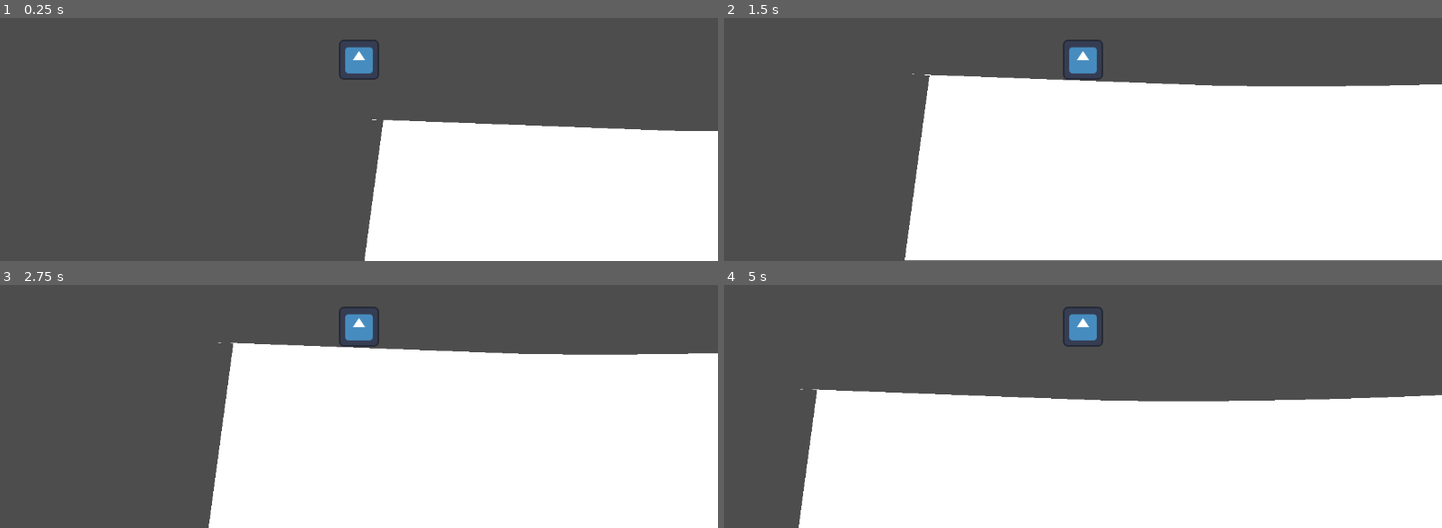
Above: before the commit, frames 1-4 (two rows, left to right).
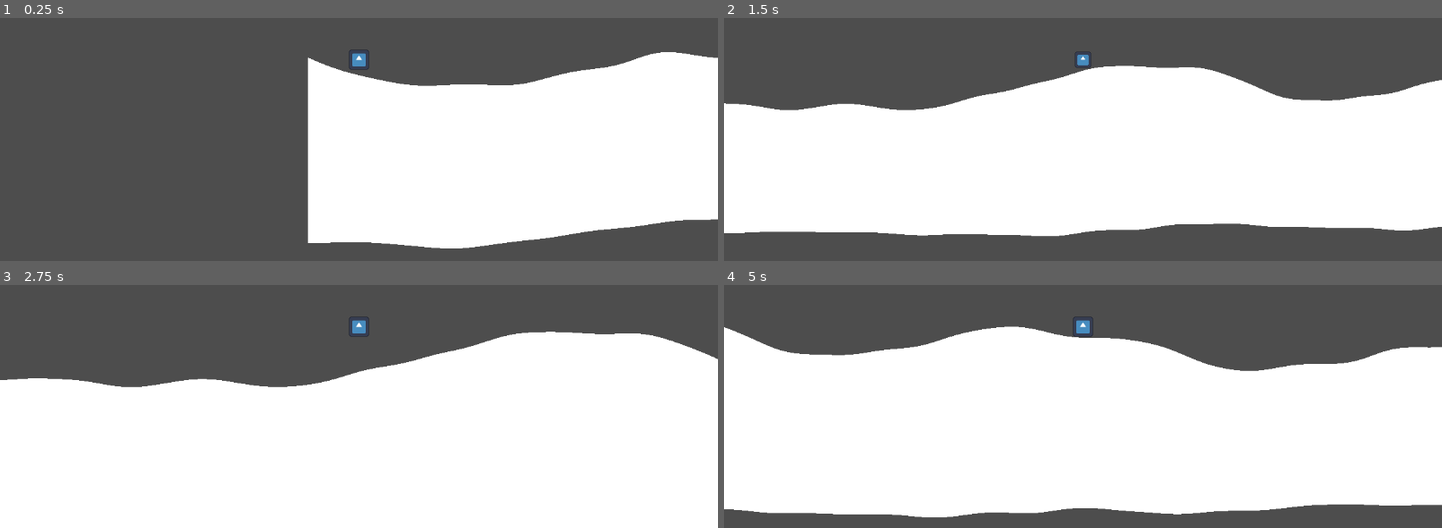
Above: after the commit, the same moments.

Repository: mclau152/Godot-Procedural-2D-Terrain
Game: Godot game, scene res://main.tscn
Two runs of this game, one before a commit and one after it. Both use one fixed random seed, a clock stepped at 60 frames per second and the inputs below. The engine's default icon, where the game draws it, is replaced by a stand-in: a white triangle on a blue panel in a dark square.
Inputs (mouse positions are in pixels of both pictures, inside the frame that each line leads up to):
- Up to frame 1 (0.25 s): no input
- Up to frame 2 (1.5 s): tap Enter (ui_accept) at 0.5, 0.77 s; move the mouse to (1240, 39) at 0.52 s; hold Right (ui_right) from 0.53 s (still down); tap Mouse wheel up (Zoom_DOWN, bound only after the commit) at 0.6 s; tap Mouse wheel down (Zoom_UP, bound only after the commit) at 0.8, 1.35 s; move the mouse to (939, 78) at 1.27 s
- Up to frame 3 (2.75 s): tap Enter (ui_accept) at 1.52 s; tap Mouse wheel up (Zoom_DOWN, bound only after the commit) at 1.55, 2.1 s; move the mouse to (outside the picture) at 2.02 s; release Right (ui_right) at 2.03 s; hold Left (ui_left) from 2.03 s (still down); tap Mouse wheel down (Zoom_UP, bound only after the commit) at 2.3 s
- Up to frame 4 (5 s): move the mouse to (1047, 406) at 2.77 s; release Left (ui_left) at 2.78 s; hold Right (ui_right) 2.78-4.28 s; tap Mouse wheel down (Zoom_UP, bound only after the commit) at 2.85, 3.8, 4.35 s; tap Enter (ui_accept) at 3.02, 3.77, 4.52 s; tap Mouse wheel up (Zoom_DOWN, bound only after the commit) at 3.05, 3.6, 4.55 s; move the mouse to (1298, 387) at 3.52 s; move the mouse to (outside the picture) at 4.27 s; hold Left (ui_left) from 4.28 s (still down)

The runs differ from the first frame. In frame 1, 23% of the frame differs, in the area x 42-100%, y 8-100%; in frame 2, 28%; in frame 3, 25%; in frame 4, 33%, in the area x 0-100%, y 8-100%.

Commit message:
Add files via upload

Diff:
--- /dev/null
+++ b/camera_2d.gd
@@ -0,0 +1,53 @@
+extends Camera2D
+
+
+
+const ZOOM_SPEED = 1
+
+var zoom_in = false
+
+var zoom_out = false
+
+# Called when the node enters the scene tree for the first time.
+func _ready() -> void:
+	pass # Replace with function body.
+
+
+# Called every frame. 'delta' is the elapsed time since the previous frame.
+
+
+
+
+func _process(delta):
+
+	if Input.is_action_just_released("Zoom_UP"):
+
+		zoom_in = true
+
+		zoom_out = false
+
+	if Input.is_action_just_released("Zoom_DOWN"):
+
+		zoom_out = true
+
+
+
+	if zoom_in == true :
+
+		zoom = lerp(zoom, zoom - Vector2(0.1,0.1), ZOOM_SPEED)
+
+
+
+		zoom_in = false
+
+
+
+
+
+	if zoom_out == true :
+
+		zoom = lerp(zoom, zoom + Vector2(0.1,0.1), ZOOM_SPEED)
+
+
+
+		zoom_out = false
--- a/character_body_2d.gd
+++ b/character_body_2d.gd
@@ -1,7 +1,7 @@
 extends CharacterBody2D
 
 
-const SPEED = 300.0
+const SPEED = 3000.0
 const JUMP_VELOCITY = -400.0
 
 
--- a/main.tscn
+++ b/main.tscn
@@ -1,8 +1,9 @@
-[gd_scene load_steps=5 format=3 uid="uid://dfrk87tdw84oc"]
+[gd_scene load_steps=6 format=3 uid="uid://dfrk87tdw84oc"]
 
 [ext_resource type="Script" path="res://node_2d.gd" id="1_f2u63"]
 [ext_resource type="Script" path="res://character_body_2d.gd" id="2_e2t51"]
 [ext_resource type="Texture2D" uid="uid://f56k55lwqw7c" path="res://icon.svg" id="2_yrqpr"]
+[ext_resource type="Script" path="res://camera_2d.gd" id="4_2l62p"]
 
 [sub_resource type="CapsuleShape2D" id="CapsuleShape2D_0ngvh"]
 radius = 32.0
@@ -20,7 +21,7 @@
 [node name="CollisionPolygon2D" type="CollisionPolygon2D" parent="Node2D/StaticBody2D"]
 
 [node name="CharacterBody2D" type="CharacterBody2D" parent="."]
-position = Vector2(1, -124)
+position = Vector2(163, -222)
 script = ExtResource("2_e2t51")
 
 [node name="CollisionShape2D" type="CollisionShape2D" parent="CharacterBody2D"]
@@ -31,3 +32,5 @@
 texture = ExtResource("2_yrqpr")
 
 [node name="Camera2D" type="Camera2D" parent="CharacterBody2D"]
+zoom = Vector2(0.5, 0.5)
+script = ExtResource("4_2l62p")
--- a/node_2d.gd
+++ b/node_2d.gd
@@ -1,75 +1,58 @@
 extends Node2D
 
-# Called when the node enters the scene tree for the first time.
-func _ready() -> void:
-	create_rolling_hills()
-	update_collision_polygon()
+@onready var mesh_instance = $MeshInstance2D
+@onready var collision_polygon = $StaticBody2D/CollisionPolygon2D
 
-# Function to create the rolling hills mesh with smoother, larger terrain
-func create_rolling_hills() -> void:
-	# Create a new ArrayMesh
-	var array_mesh = ArrayMesh.new()
+const WIDTH = 30000
+const HEIGHT = 600
+const STEP_X = 20
+const NUM_POINTS = WIDTH / STEP_X
 
-	# Define the number of points and adjust hill width/height for smoother terrain
-	var num_points = 200  # More points for smoother hills
-	var hill_width = 40   # Wider hills
-	var hill_height = 20  # Lower amplitude for gentler slopes
+var noise = FastNoiseLite.new()
 
-	# Generate vertices for the hills (smoother sine wave)
+func _ready():
+	setup_noise()
+	generate_cave()
+
+func setup_noise():
+	noise.seed = randi()
+	noise.noise_type = FastNoiseLite.TYPE_SIMPLEX
+	noise.frequency = 0.003
+	noise.fractal_type = FastNoiseLite.FRACTAL_FBM
+	noise.fractal_octaves = 4
+	noise.fractal_gain = 0.5
+
+func generate_cave():
 	var vertices = PackedVector2Array()
-	for i in range(num_points):
-		var x = i * hill_width
-		var y = sin(i * 0.1) * hill_height  # Smaller frequency for smoother waves
-		vertices.append(Vector2(x, y))
+	var indices = PackedInt32Array()
+	var collision_vertices = PackedVector2Array()
 
-	# Add ground vertices to close the shape
-	vertices.append(Vector2(hill_width * (num_points - 1), 300)) # Right ground point (300 for more depth)
-	vertices.append(Vector2(0, 300)) # Left ground point
+	for i in range(NUM_POINTS):
+		var x = i * STEP_X
+		var y_ceiling = noise.get_noise_2d(x * 0.1, 0.0) * (HEIGHT / 3) - (HEIGHT / 3)
+		var y_floor = noise.get_noise_2d(x * 0.1, 100.0) * (HEIGHT / 4) + (HEIGHT / 2)
 
-	# Create indices for the triangle faces
-	var indices = PackedInt32Array()
-	for i in range(num_points - 1):
-		indices.append(i)
-		indices.append(i + 1)
-		indices.append(num_points) # Close the shape with the ground points
+		vertices.append(Vector2(x, y_ceiling))
+		vertices.append(Vector2(x, y_floor))
+		collision_vertices.append(Vector2(x, y_ceiling))
+		collision_vertices.append(Vector2(x, y_floor))
 
-		indices.append(i + 1)
-		indices.append(num_points + 1)
-		indices.append(num_points)
+		if i < NUM_POINTS - 1:
+			var j = i * 2
+			indices.append_array([j, j+2, j+1, j+2, j+3, j+1])
 
-	# Create a surface with vertices and indices
+	vertices.append_array([Vector2(WIDTH, HEIGHT), Vector2(0, HEIGHT)])
+	collision_vertices.append_array([Vector2(WIDTH, HEIGHT), Vector2(0, HEIGHT)])
+
+	create_mesh(vertices, indices)
+	collision_polygon.polygon = collision_vertices
+
+func create_mesh(vertices: PackedVector2Array, indices: PackedInt32Array):
 	var arrays = []
 	arrays.resize(Mesh.ARRAY_MAX)
 	arrays[Mesh.ARRAY_VERTEX] = vertices
 	arrays[Mesh.ARRAY_INDEX] = indices
 
-	# Add the surface to the array mesh
+	var array_mesh = ArrayMesh.new()
 	array_mesh.add_surface_from_arrays(Mesh.PRIMITIVE_TRIANGLES, arrays)
-
-	# Assign the mesh to the existing MeshInstance2D
-	var mesh_instance = $MeshInstance2D
 	mesh_instance.mesh = array_mesh
-
-# Function to update the existing CollisionPolygon2D
-func update_collision_polygon() -> void:
-	# Get the existing CollisionPolygon2D node
-	var collision_polygon = $StaticBody2D/CollisionPolygon2D
-
-	# Define the number of points and adjust hill width/height for smoother terrain
-	var num_points = 200
-	var hill_width = 40
-	var hill_height = 20
-
-	# Generate vertices for the collision (same as mesh vertices)
-	var collision_vertices = []
-	for i in range(num_points):
-		var x = i * hill_width
-		var y = sin(i * 0.1) * hill_height  # Same frequency for smoother collision shape
-		collision_vertices.append(Vector2(x, y))
-
-	# Add ground vertices to close the collision shape
-	collision_vertices.append(Vector2(hill_width * (num_points - 1), 300)) # Right ground point
-	collision_vertices.append(Vector2(0, 300)) # Left ground point
-
-	# Assign the vertices to the existing CollisionPolygon2D
-	collision_polygon.polygon = collision_vertices
--- a/project.godot
+++ b/project.godot
@@ -15,6 +15,19 @@
 config/features=PackedStringArray("4.3", "GL Compatibility")
 config/icon="res://icon.svg"
 
+[input]
+
+Zoom_DOWN={
+"deadzone": 0.5,
+"events": [Object(InputEventMouseButton,"resource_local_to_scene":false,"resource_name":"","device":-1,"window_id":0,"alt_pressed":false,"shift_pressed":false,"ctrl_pressed":false,"meta_pressed":false,"button_mask":0,"position":Vector2(0, 0),"global_position":Vector2(0, 0),"factor":1.0,"button_index":4,"canceled":false,"pressed":false,"double_click":false,"script":null)
+]
+}
+Zoom_UP={
+"deadzone": 0.5,
+"events": [Object(InputEventMouseButton,"resource_local_to_scene":false,"resource_name":"","device":-1,"window_id":0,"alt_pressed":false,"shift_pressed":false,"ctrl_pressed":false,"meta_pressed":false,"button_mask":16,"position":Vector2(492, 9),"global_position":Vector2(501, 55),"factor":1.0,"button_index":5,"canceled":false,"pressed":true,"double_click":false,"script":null)
+]
+}
+
 [rendering]
 
 renderer/rendering_method="gl_compatibility"
